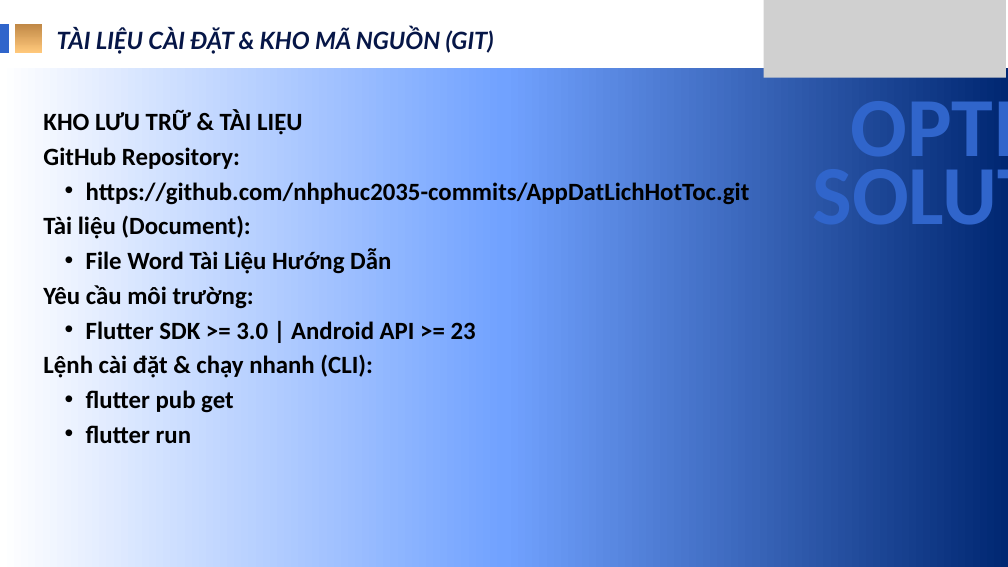
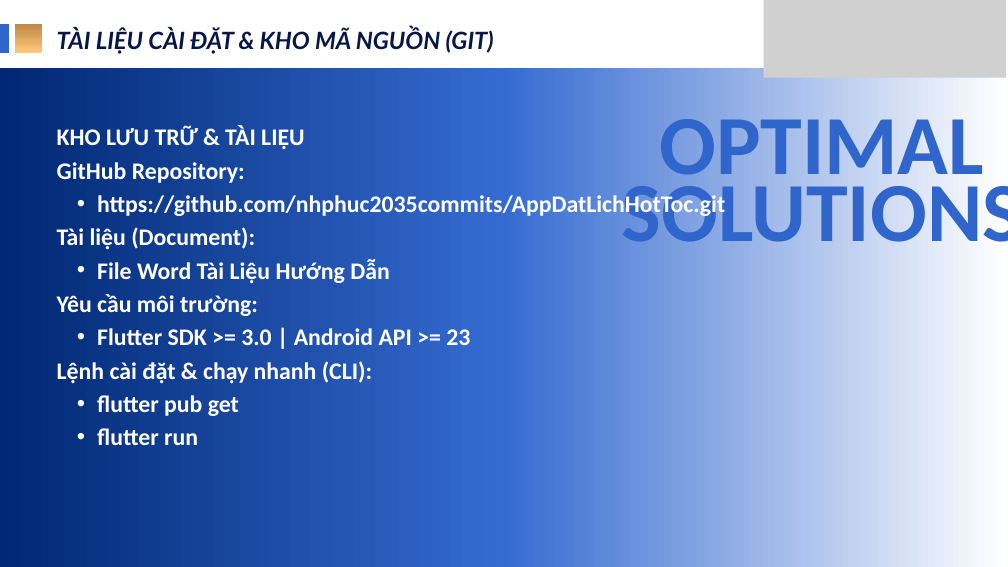
Before and after one commit to nhphuc2035-commits/AppDatLichHotToc, a slide deck: slide 12 of File thuyết trình.pptx (slide 9 before the commit). Drawn at 1008x567 pixels with LibreOffice and Linux fonts; fonts in the diff are those of the drawing; grey boxes stand for pictures. Boxes give left, top, right and bottom in pixels: in the first picture for what was removed or moved away, otherwise in the second. Text is boxed around its words. In the diff, an @@ line names an element or a change of style, - is before the commit and + after.

```diff
--- a/File thuyết trình.pptx
+++ b/File thuyết trình.pptx
@@ background gradient #FFFFFF to #71A2FF to #002772 to gradient #002772 to #356BD1 to #FFFFFF @@
@@ text "KHO LƯU TRỮ & TÀI ...": place and size @@
-text "KHO LƯU TRỮ & TÀI ..." at [43, 110, 750, 444]
+text "KHO LƯU TRỮ & TÀI ..." at [57, 125, 725, 445]
@@ text "OPTIMAL SOLUTIONS" rewrapped from [735, 106, 1008, 249] to [622, 105, 1008, 261] @@
@@ text at [57, 125, 470, 445]: size 35.4 to 34 pt, text colour #000000 to #FFFFFF in "KHO LƯU TRỮ & TÀI LIỆU", "GitHub Repository:", "Tài liệu (Document):", "File Word Tài Liệu Hướng Dẫn" and 5 more places; line spacing 49.6pt to 47.6pt; indent changed @@
@@ text at [97, 192, 725, 219]: text changed; size 35.4 to 34 pt; text colour #000000 to #FFFFFF @@
-  • https://github.com/nhphuc2035-commits/AppDatLichHotToc.git
+  • https://github.com/nhphuc2035commits/AppDatLichHotToc.git
```
Also in this commit, not shown: 9 other slides changed, 2 slides added.
